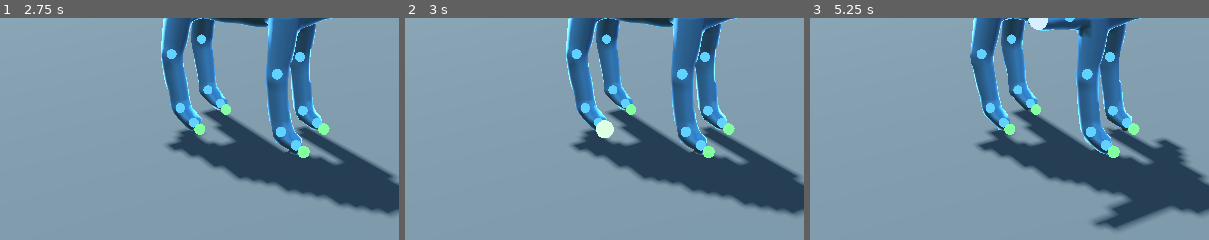
Above: before the commit, frames 1-3 (left to right).
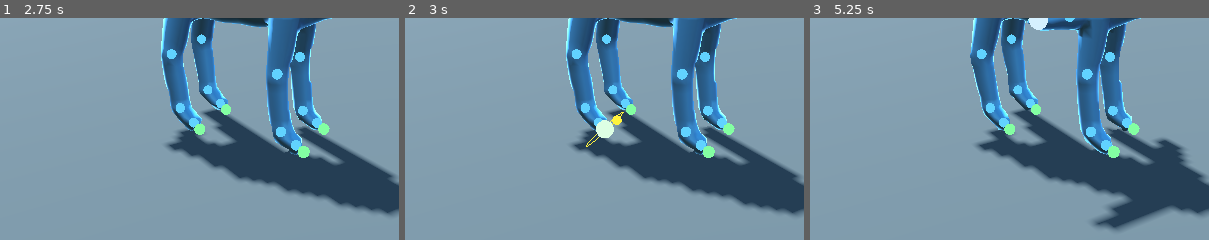
Above: after the commit, the same moments.

Repository: jjthillens-oss/pangaea
Game: Godot game, scene res://editor_lab.tscn
The game is run twice, just before and just after one commit, with the same random seed, the same clock (stepped at 60 frames per second) and the same inputs. This scene is started directly instead of the project's main scene.
Inputs (mouse positions are % of the whole screen's width and height, from its top left):
- Up to frame 1 (2.75 s): tap Enter at 0.5, 2 s; move the mouse to (72, 44) at 0.52 s; hold D 0.53-1.25 s; tap E at 0.6, 2.3 s; click (72, 44) at 0.67 s; tap Space at 1.25 s; drag from (30, 54) to (45, 70) at 1.27 s; move the mouse to (60, 27) at 2.02 s; hold D from 2.03 s (still down); tap Z at 2.1 s; click (60, 27) at 2.17 s
- Up to frame 2 (3 s): release D at 2.75 s; tap Space at 2.75 s; drag from (45, 70) to (20, 34) at 2.77 s
- Up to frame 3 (5.25 s): tap Enter at 3.5 s; move the mouse to (80, 65) at 3.52 s; hold A 3.53-4.25 s; tap 1 at 3.6 s; click (80, 65) at 3.67 s; tap E at 3.8 s; tap Space at 4.25 s; drag from (20, 34) to (35, 24) at 4.27 s; move the mouse to (55, 49) at 5.02 s; hold S from 5.03 s (still down); tap 6 at 5.1 s; click (55, 49) at 5.17 s
The pictures show only the part of the screen within x 21-71%, y 43-93%; the shares and areas given below are measured in that part.

Frame 1 is identical in both runs. In frame 2, 0.1% of the frame differs, in the area x 45-55%, y 42-59%; in frame 3, nothing differs.

Commit message:
Editor Lab: turn ring on the selected part (drag its handle round; record limits apply)
Co-Authored-By: Claude Opus 5.5 (1M context) <noreply@anthropic.com>
Claude-Session: https://claude.ai/code/session_01Cu6xqFo6r7nPobn3Hyk9Ph

Diff:
--- a/prototypes/creature-lab/editor_lab.gd
+++ b/prototypes/creature-lab/editor_lab.gd
@@ -6,7 +6,7 @@
 ##
 ## Mouse: left-drag a handle (orange vertebra, blue joint, green part) to move it; with a part tool chosen, left-click
 ## the skin to add one. Wheel over the selected vertebra or joint: thicker or thinner; elsewhere: zoom. Right-drag:
-## orbit. Keys: 1-5 part tools (eye, beak, fin, foot, horn), 6 or L limb tool (click the skin and drag the new limb's
+## orbit. A selected part shows a yellow ring: drag its handle round to turn the part. Keys: 1-5 part tools (eye, beak, fin, foot, horn), 6 or L limb tool (click the skin and drag the new limb's
 ## tip out), 0 no tool, Q/E turn and R/F tilt the selected part, Delete removes the selection, Insert adds a
 ## vertebra or joint after the selection, Ctrl+Z / Ctrl+Y undo and redo, Enter commits.
 ##
@@ -23,7 +23,8 @@
 
 const TOOLS := ["eye", "beak", "fin", "foot", "horn"]
 const HANDLE_PICK_PX := 16.0
-const COLORS := {"vertebra": Color(1.0, 0.6, 0.15), "joint": Color(0.3, 0.7, 1.0), "part": Color(0.4, 1.0, 0.5)}
+const COLORS := {"vertebra": Color(1.0, 0.6, 0.15), "joint": Color(0.3, 0.7, 1.0), "part": Color(0.4, 1.0, 0.5),
+		"turn": Color(1.0, 0.9, 0.2)}
 const BODY_COLOR := Color(0.36, 0.66, 0.86)
 
 var body_name := "s1_quadruped"
@@ -119,6 +120,31 @@
 	for e in placed:
 		var t: Transform3D = e["transform"]
 		_add_handle({"kind": "part", "id": e["part"], "twin": e["twin"]}, t.origin, 1.15 * r)
+		# The selected part's turn ring: a circle around its up axis, with a handle on its side to drag round.
+		if not e["twin"] and not selected.is_empty() and selected["kind"] in ["part", "turn"] and selected["id"] == e["part"]:
+			var up := t.basis.y.normalized()
+			var side := t.basis.x.normalized()
+			var ring_r := 5.0 * r
+			_add_ring(t.origin, up, side, ring_r)
+			_add_handle({"kind": "turn", "id": e["part"], "origin": t.origin + _rig_offset, "up": up},
+					t.origin + side * ring_r, r)
+
+
+func _add_ring(centre: Vector3, up: Vector3, side: Vector3, radius: float) -> void:
+	var im := ImmediateMesh.new()
+	var mat := StandardMaterial3D.new()
+	mat.shading_mode = BaseMaterial3D.SHADING_MODE_UNSHADED
+	mat.no_depth_test = true
+	mat.albedo_color = COLORS["turn"]
+	im.surface_begin(Mesh.PRIMITIVE_LINE_STRIP, mat)
+	var other := up.cross(side)
+	for k in 49:
+		var a := TAU * k / 48.0
+		im.surface_add_vertex(centre + _rig_offset + (side * cos(a) + other * sin(a)) * radius)
+	im.surface_end()
+	var mi := MeshInstance3D.new()
+	mi.mesh = im
+	handle_root.add_child(mi)
 
 
 func _add_handle(h: Dictionary, body_pos: Vector3, r: float) -> void:
@@ -246,6 +272,9 @@
 	if not dragging:
 		return
 	var desc = session.working
+	if selected["kind"] == "turn":
+		_drag_turn(at)
+		return
 	if selected["kind"] == "part":
 		var hit := _skin_hit(at)
 		if not hit["hit"]:
@@ -302,6 +331,23 @@
 		for j in limb["joints"]:
 			if j["id"] == selected["id"]:
 				_result(session.set_joint_radius(selected["limb"], selected["id"], int(round(int(j["r"]) * f))), "")
+
+
+## Dragging the turn ring's handle: the part turns by the angle the mouse sweeps around its up axis.
+func _drag_turn(at: Vector2) -> void:
+	var origin: Vector3 = selected["origin"]
+	var up: Vector3 = selected["up"]
+	var hit = Plane(up, origin).intersects_ray(camera.project_ray_origin(at), camera.project_ray_normal(at))
+	if hit == null:
+		return
+	if not selected.has("from"):
+		var part: Dictionary = session.working.parts.filter(func(x): return x["id"] == selected["id"])[0]
+		selected["from"] = selected["world"] - origin
+		selected["turn0"] = int(part["turn"])
+	var v0: Vector3 = selected["from"]
+	var v1: Vector3 = hit - origin
+	var delta := rad_to_deg(atan2(up.dot(v0.cross(v1)), v0.dot(v1)))
+	_result(session.orient_part(selected["id"], {"turn": int(round(selected["turn0"] + delta))}), "")
 
 
 ## Q/E turn the selected part 10 degrees left or right about its up axis, R/F tilt it.
@@ -469,12 +515,22 @@
 	steps.append([10.3, func():
 		release()
 		tool = ""])
-	steps.append([10.8, func(): message = "turn the fin with Q / E"])
+	steps.append([10.6, func():
+		message = "turn a horn with its ring (its record allows 60 degrees)"
+		selected = handles.filter(func(h): return h["kind"] == "part" and h["id"] == "p_3" and not h["twin"])[0]
+		_dirty = true])
+	var spin := {}
 	steps.append([11.0, func():
-		selected = handles.filter(func(h): return h["kind"] == "part" and h["id"] == "p_7" and not h["twin"])[0]
-		_dirty = true])
-	for i in 3:
-		steps.append([11.3 + 0.3 * i, func(): turn_selected(KEY_E)])
+		var ring: Dictionary = handles.filter(func(h): return h["kind"] == "turn")[0]
+		spin["at"] = ring["world"]
+		spin["origin"] = ring["origin"]
+		spin["up"] = ring["up"]
+		press(camera.unproject_position(ring["world"]))])
+	for i in range(1, 25):
+		steps.append([11.0 + 0.05 * i, func():
+			var v: Vector3 = spin["at"] - spin["origin"]
+			drag_to(camera.unproject_position(spin["origin"] + v.rotated(spin["up"], deg_to_rad(-4.0 * i))))])
+	steps.append([12.3, func(): release()])
 	steps.append([12.4, func(): message = "stretch the tail: past the limit is refused"])
 	drag.call(12.6, 13.6, vertebra.call("v_9"), Vector3(0, 0.15, 1.2))
 	steps.append([14.0, func(): _report(session.undo(), "undo")])
Not shown, changed: docs/research/spore/EDITOR_CORE_REPORT.md
